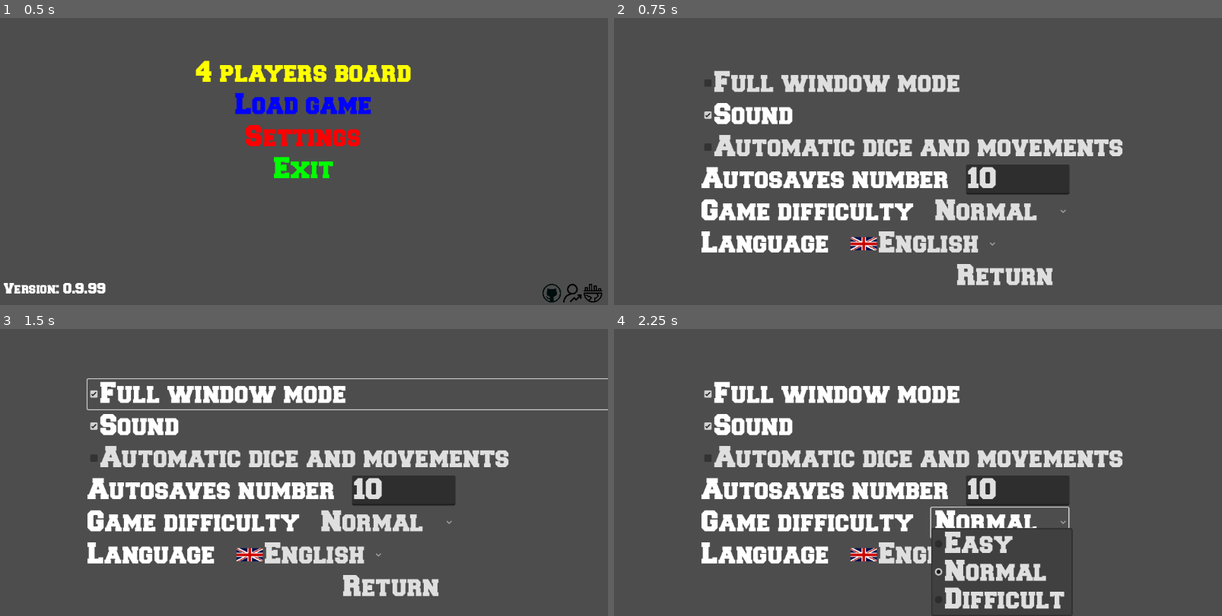
Above: before the commit, frames 1-4 (two rows, left to right).
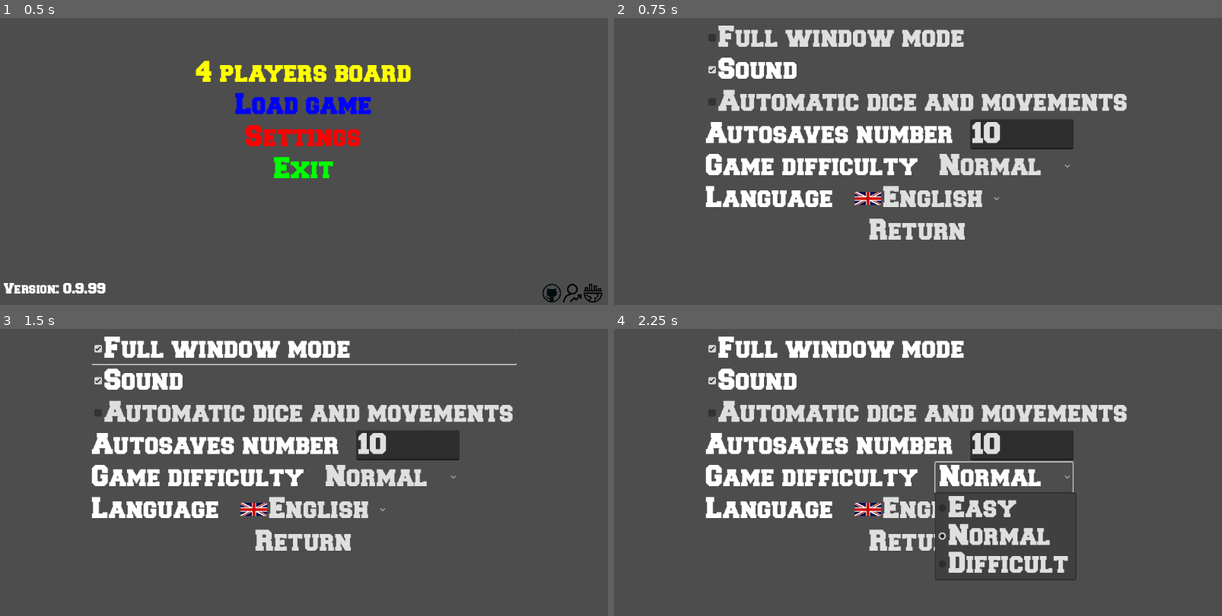
Above: after the commit, the same moments.

Repository: turulomio/gdparchis
Game: Godot game, scene res://scenes/Main.tscn
The game is run twice, just before and just after one commit, with the same random seed, the same clock (stepped at 60 frames per second) and the same inputs.
Inputs:
- Up to frame 1 (0.5 s): no input
- Up to frame 2 (0.75 s): click "Settings" at 0.5 s
- Up to frame 3 (1.5 s): click "Full window mode" at 1.25 s
- Up to frame 4 (2.25 s): click "Normal" at 2 s

Frame 1 is identical in both runs. In frame 2, 24% of the frame differs, in the area x 14-85%, y 2-94%; in frame 3, 25%; in frame 4, 26%, in the area x 14-85%, y 2-100%.

Commit message:
Options is now centered

Diff:
--- a/scenes/Options.gd
+++ b/scenes/Options.gd
@@ -24,7 +24,7 @@
 	self.resize()
 
 func resize():
-	$VBoxContainer.size=DisplayServer.window_get_size()
+	self.size=DisplayServer.window_get_size()
 
 func _on_AutomaticDice_toggled(button_pressed):
 	Globals.settings["automatic"]=button_pressed
--- a/scenes/Options.tscn
+++ b/scenes/Options.tscn
@@ -11,14 +11,15 @@
 anchors_preset = 15
 anchor_right = 1.0
 anchor_bottom = 1.0
-offset_right = -15.0
-offset_bottom = -4.0
+offset_right = 1.0
+offset_bottom = -11.0
 grow_horizontal = 2
 grow_vertical = 2
 theme = ExtResource("2")
 script = ExtResource("1")
 
 [node name="VBoxContainer" type="VBoxContainer" parent="."]
+clip_contents = true
 layout_mode = 1
 anchors_preset = 8
 anchor_left = 0.5
@@ -26,9 +27,9 @@
 anchor_right = 0.5
 anchor_bottom = 0.5
 offset_left = -402.5
-offset_top = -236.0
+offset_top = -212.0
 offset_right = 402.5
-offset_bottom = 236.0
+offset_bottom = 212.0
 grow_horizontal = 2
 grow_vertical = 2
 alignment = 1
